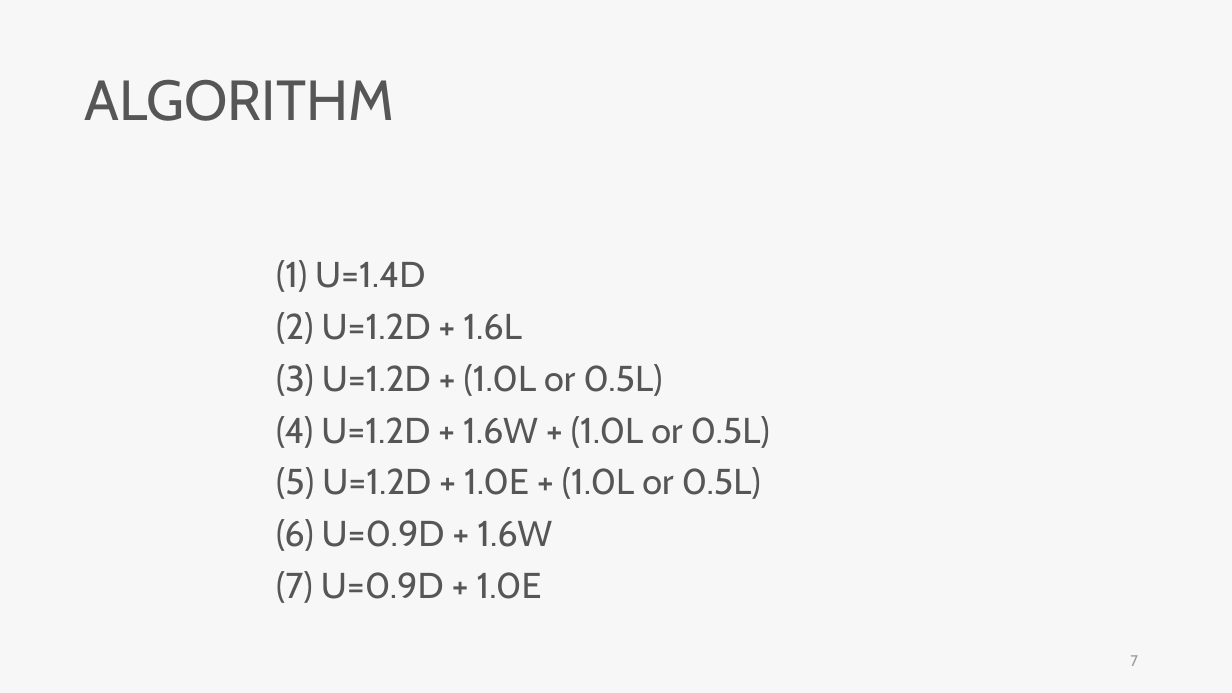
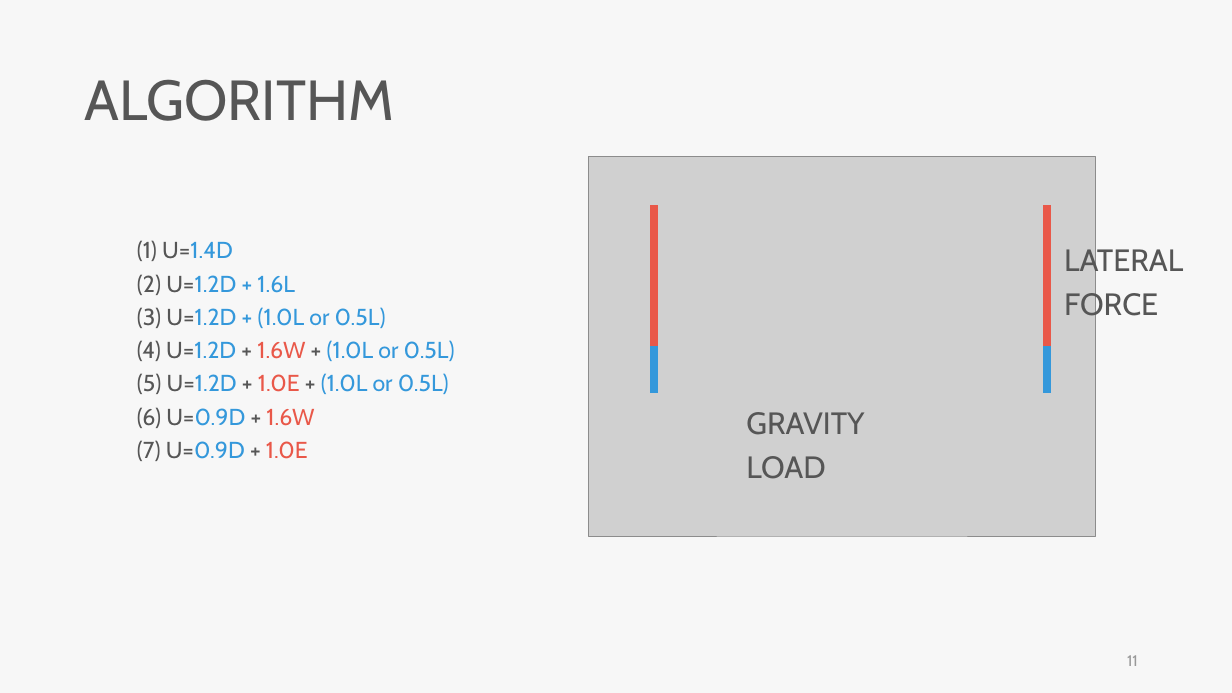
Before and after one commit to skyran1278/VbaProject, a slide deck: slide 11 of 20180126_SmartSplice/20180920_Meeting/20180920 Meeting.pptx (slide 7 before the commit). Drawn at 1232x693 pixels with LibreOffice and Linux fonts; fonts in the diff are those of the drawing; grey boxes stand for pictures. Boxes give left, top, right and bottom in pixels: in the first picture for what was removed or moved away, otherwise in the second. Text is boxed around its words. In the diff, an @@ line names an element or a change of style, - is before the commit and + after.

```diff
--- a/20180126_SmartSplice/20180920_Meeting/20180920 Meeting.pptx
+++ b/20180126_SmartSplice/20180920_Meeting/20180920 Meeting.pptx
@@ group added at <box>589,157,1095,536</box>: 4 lines, 1 picture @@
@@ text "(1) U=1.4D": place and size @@
-text "(1) U=1.4D" at <box>276,260,770,603</box>
+text "(1) U=1.4D" at <box>137,240,455,461</box>
@@ text "(1) U=1.4D" at <box>137,240,455,461</box>: size 28 to 18 pt; text colour #565656 to #3498DB in "U=1.4D", "U=1.2D + 1.6L", "U=1.2D + (1.0L or 0.5L)", "U=1.2D (1.0L or 0.5L)" and 3 more places; text colour #565656 to #E95849 in "1.6W", "1.0E", "1.6W", "1.0E" @@
@@ text added at <box>1064,245,1183,322</box>, 24 pt, text #565656 @@
+LATERAL
+FORCE
@@ text added at <box>746,412,864,479</box>, 24 pt, text #565656 @@
+GRAVITY LOAD
@@ page number at <box>1127,655,1138,666</box>: text changed @@
-7
+11
```
Also in this commit, not shown: 4 other slides changed, 8 slides added, 3 other files.
